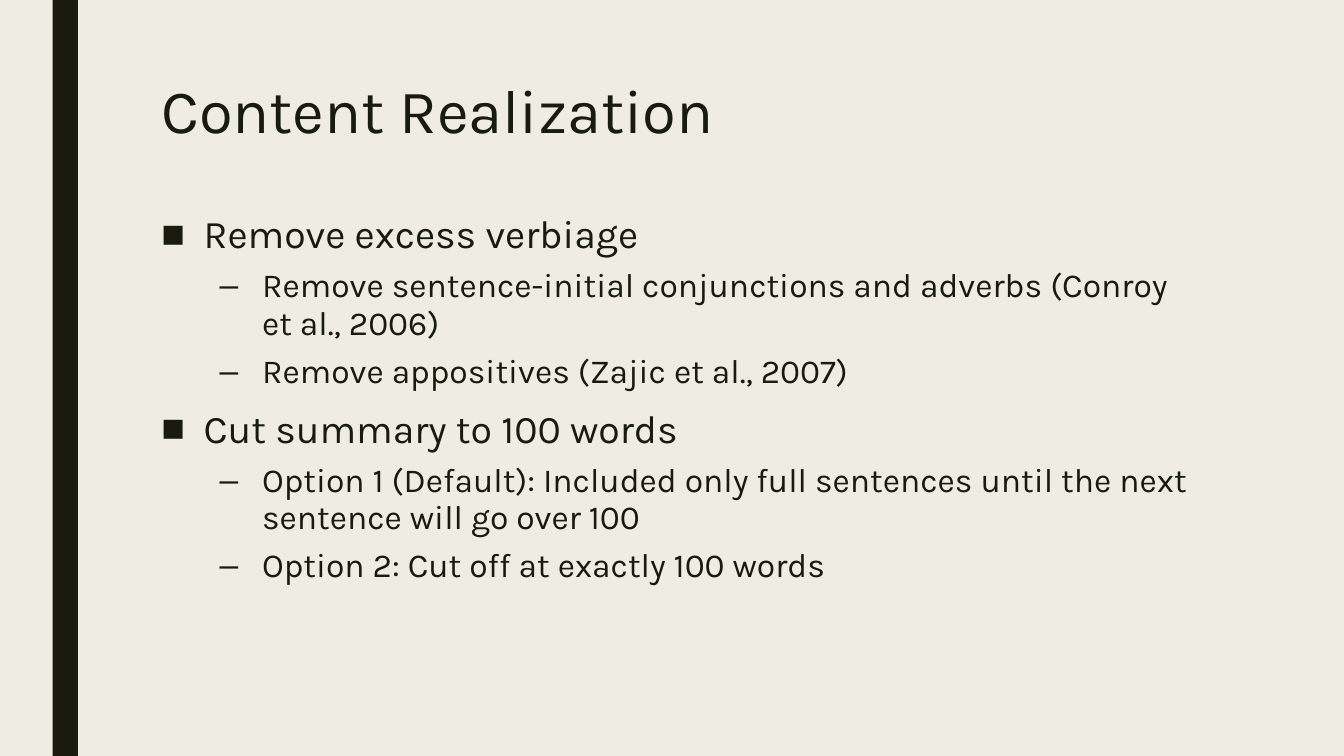
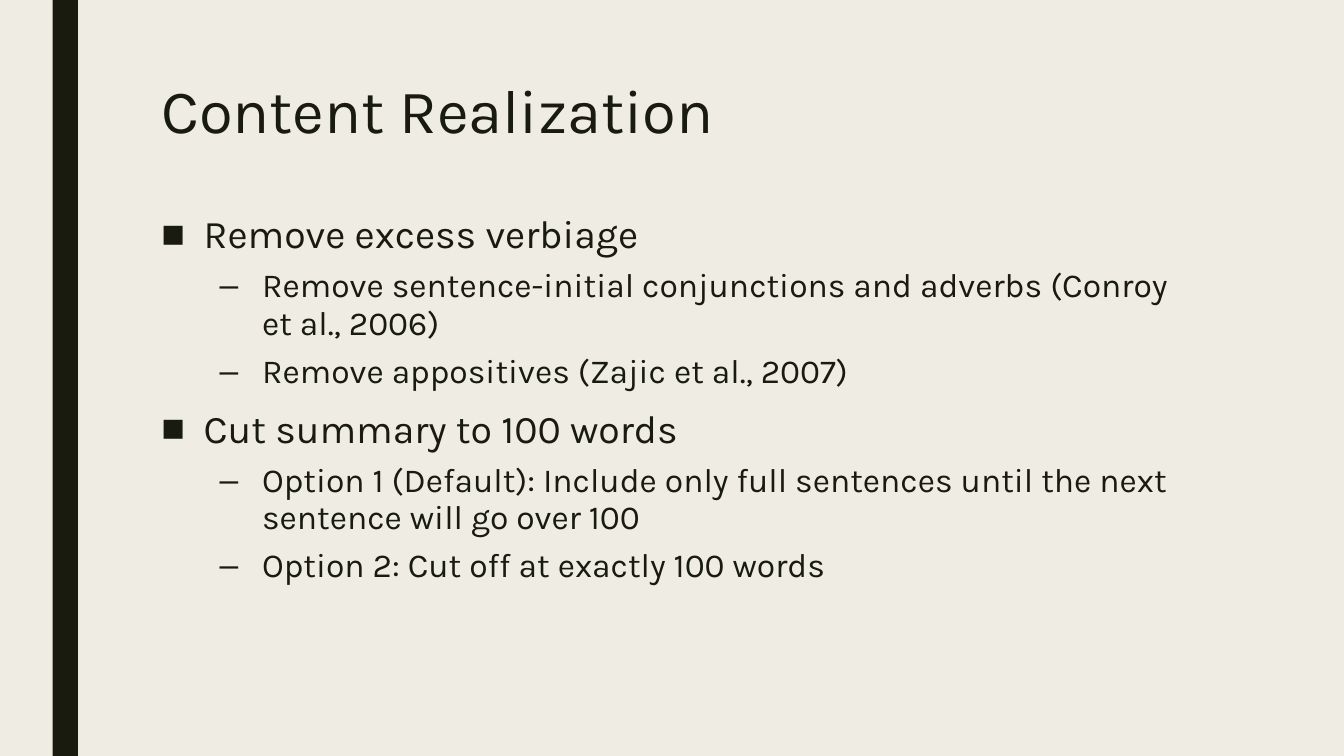
Before and after one commit to Mindful/ling-573, a slide deck: slide 15 of doc/D2_presentation.pptx. Drawn at 1344x756 pixels with LibreOffice and Linux fonts; fonts in the diff are those of the drawing. Boxes give left, top, right and bottom in pixels: in the first picture for what was removed or moved away, otherwise in the second. Text is boxed around its words. In the diff, an @@ line names an element or a change of style, - is before the commit and + after.

```diff
--- a/doc/D2_presentation.pptx
+++ b/doc/D2_presentation.pptx
@@ text at (x1=262, y1=467, x2=1166, y2=538): text changed @@
-  – Option 1 (Default): Included only full sentences until the next sentence will go over 100
+  – Option 1 (Default): Include only full sentences until the next sentence will go over 100
```
Also in this commit, not shown: 1 other slide changed.
